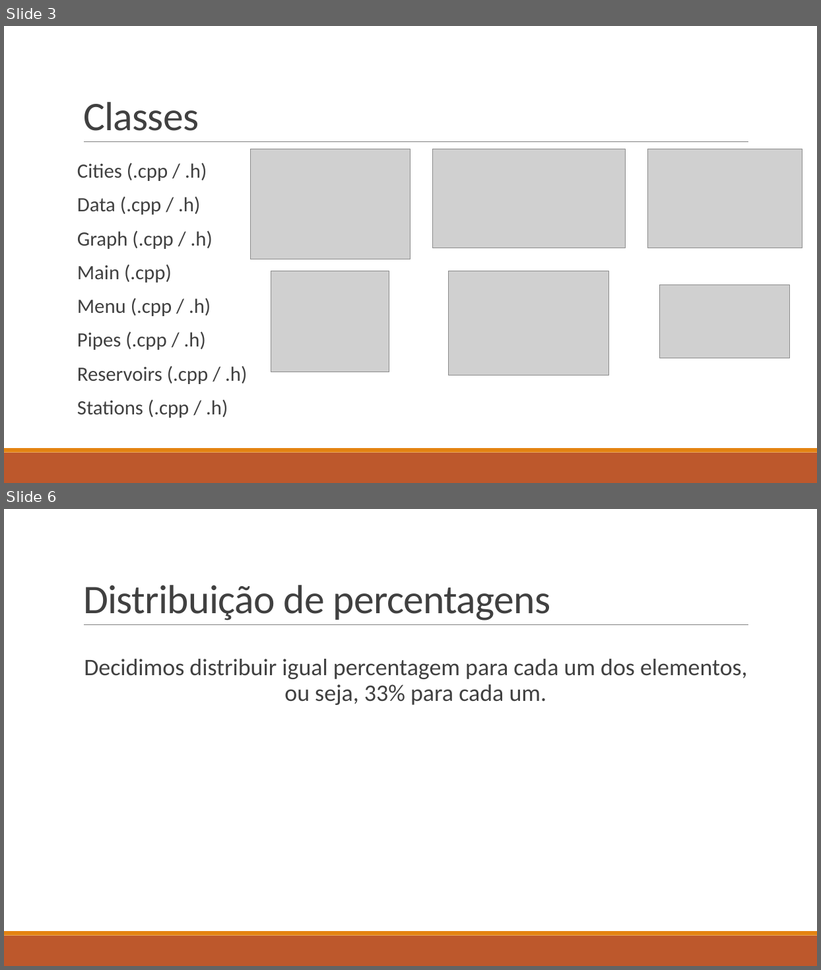
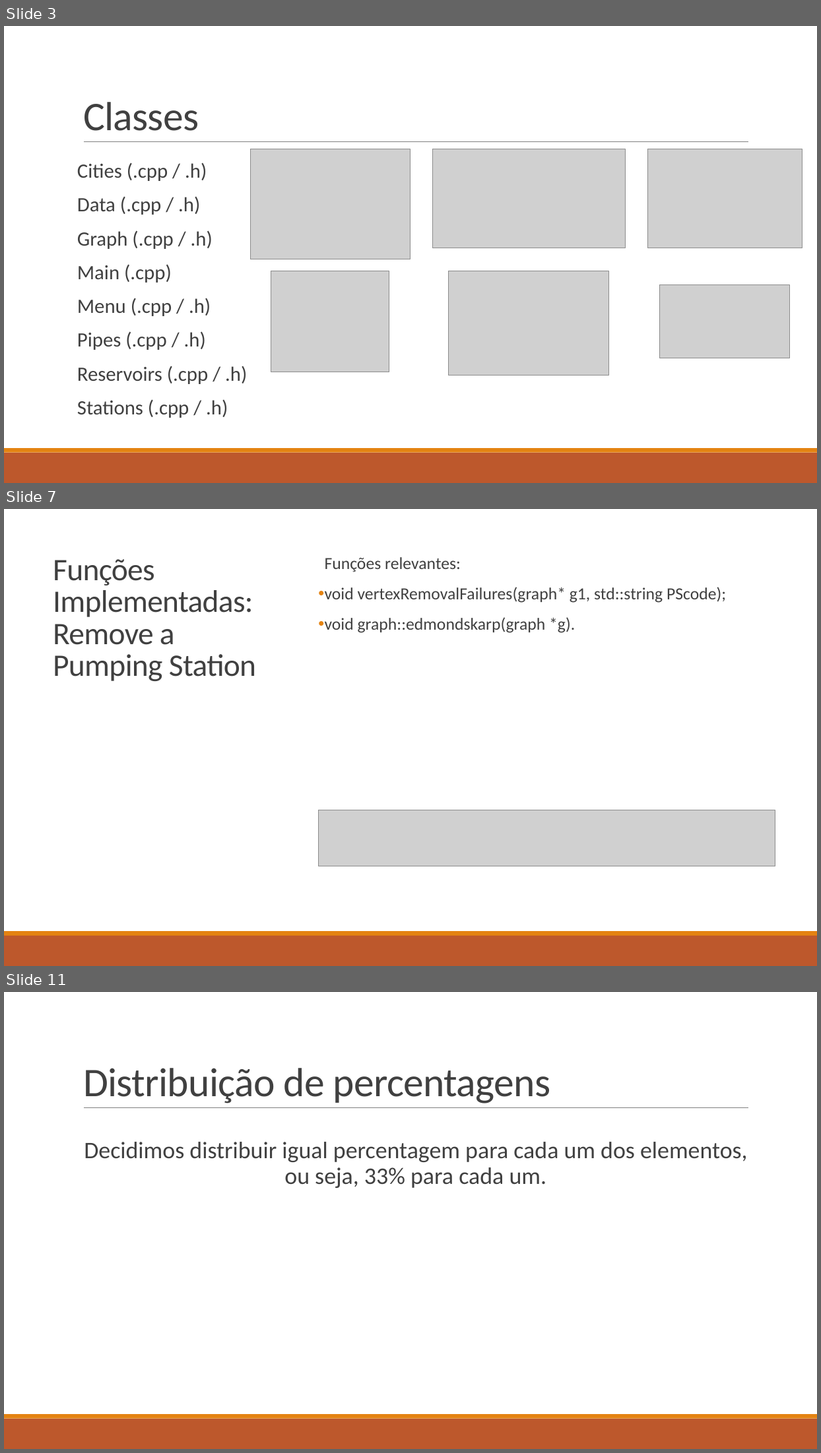
Before and after one commit to Eduarda34/FEUP-DA, a slide deck: Projeto 1 - DA.pptx. Shown one above the other, each under a label of ours: slides 3 and 6 before the commit, slides 3, 7 and 11 after it; the slides between them are not shown. The pictures are 821x970 and 821x1453 pixels, drawn with LibreOffice and Linux fonts; fonts in the diff are those of the drawing; grey boxes stand for pictures. Boxes give left, top, right and bottom in pixels: in the first picture for what was removed or moved away, otherwise in the second. Text is boxed around its words. In the diff, an @@ line names an element or a change of style, - is before the commit and + after.

```diff
--- a/Projeto 1 - DA.pptx
+++ b/Projeto 1 - DA.pptx
@@ slide 7 added at (x1=4, y1=509, x2=817, y2=966), background #FFFFFF @@
@@ rectangle added at (x1=4, y1=509, x2=817, y2=931), fill #FFFFFF @@
@@ title added at (x1=53, y1=559, x2=256, y2=681), 37 pt, text #404040 @@
+Funções Implementadas:
+Remove a Pumping Station
@@ text added at (x1=325, y1=557, x2=726, y2=633), 20 pt, text #404040 @@
+  Funções relevantes:
+• void vertexRemovalFailures(graph* g1, std::string PScode);
+• void graph::edmondskarp(graph *g).
@@ picture added at (x1=318, y1=811, x2=775, y2=867) @@
@@ rectangle added at (x1=4, y1=931, x2=817, y2=936), fill #E48312 @@
@@ rectangle added at (x1=4, y1=936, x2=817, y2=966), fill #BD582C @@
@@ what was slide 6 is now slide 11 @@
```
Also in this commit, not shown: 1 slide changed, 5 other slides added, 1 slide removed.
